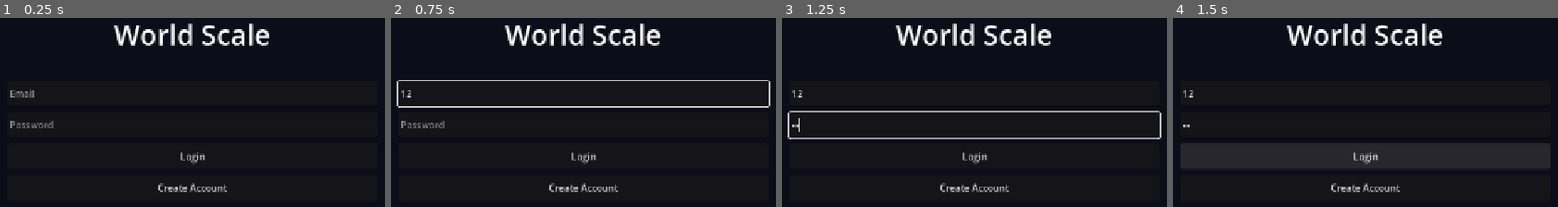
Above: before the commit, frames 1-4 (left to right).
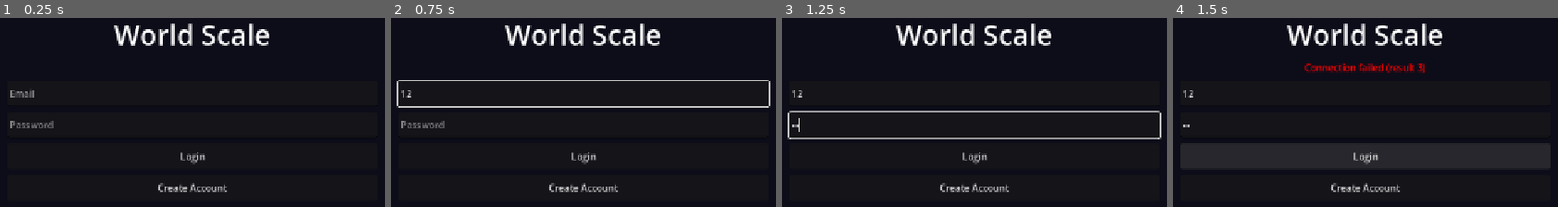
Above: after the commit, the same moments.

Repository: tianyang1998/world-scale
Game: Godot game, scene res://scenes/ui/TitleScreen.tscn
Same seed, same stepped clock (60 frames per second), same inputs: the game is played once before the commit and once after it. Before the commit the project has no main scene; this scene is started directly in both runs.
Inputs (mouse positions are in pixels of both pictures, inside the frame that each line leads up to):
- Up to frame 1 (0.25 s): no input
- Up to frame 2 (0.75 s): click (583, 93) at 0.52 s; type "12" at 0.6 s
- Up to frame 3 (1.25 s): click (974, 125) at 0.75 s; type "12" at 0.83 s
- Up to frame 4 (1.5 s): click "Login" at 1.25 s

Frames 1-3 are identical in both runs. In frame 4, 1.0% of the frame differs, in the area x 34-66%, y 24-30%.
Error before the commit: Parse Error: Class "SupabaseConfig" hides an autoload singleton. (res://src/core/supabase_config.gd:1)

Commit message:
Fix runtime parse errors, BGM looping, form node paths, and 3D camera controls
- Remove class_name from all autoload scripts (PlayerData, AudioManager,
  GameManager, NetworkManager, SupabaseConfig) — Godot 4.4+ parse error
  when class_name matches autoload singleton name
- Fix AudioManager BGM looping: set AudioStreamMP3.loop from LOOPS dict;
  replace linear_to_db(0.0) with -80.0 dB to avoid NaN in crossfade tween
- Fix TitleScreen _read_form_fields: all SpinBox get_node paths now include
  RowN/ prefix matching actual scene tree layout
- Fix TitleScreen name shadowing warnings: rename 'name' params to 'player_name'
- Fix world_scene.gd discard expression: rename from_id to _from_id
- Switch LocalPlayer to third-person mouse-look camera: mouse yaws player body
  and pitches CameraPivot, WASD moves relative to facing direction
- Update LocalPlayer.tscn: CameraPivot replaces CameraRig, spring arm 6m,
  camera at head height for proper 3D perspective view
- Add checkerboard terrain material to WorldMap3D for movement visibility
- Ignore *.uid and *.import Godot-generated metadata files in .gitignore

Co-Authored-By: Claude Sonnet 4.6 <noreply@anthropic.com>

Diff:
--- a/desktop/project.godot
+++ b/desktop/project.godot
@@ -1,12 +1,17 @@
 ; Engine configuration file.
 ; It's best edited using the editor UI and not directly,
-; but you can edit it manually.
+; since the parameters that go here are not all obvious.
+;
+; Format:
+;   [section] ; section goes between []
+;   param=value ; assign values to parameters
 
 config_version=5
 
 [application]
 
 config/name="WorldScale"
+run/main_scene="uid://bqr7x2mfkn3da"
 config/features=PackedStringArray("4.6", "Forward Plus")
 config/icon="res://icon.svg"
 config/run/main_scene="res://scenes/ui/TitleScreen.tscn"
@@ -24,10 +29,6 @@
 window/size/viewport_width=1280
 window/size/viewport_height=720
 window/stretch/mode="canvas_items"
-
-[rendering]
-
-renderer/rendering_method="forward_plus"
 
 [input]
 
--- a/desktop/scenes/ui/TitleScreen.gd
+++ b/desktop/scenes/ui/TitleScreen.gd
@@ -182,7 +182,7 @@
 	btn_login.disabled = disabled
 	btn_signup.disabled = disabled
 
-func _on_auth_response(response_code: int, body: PackedByteArray) -> void:
+func _on_auth_response(_response_code: int, body: PackedByteArray) -> void:
 	_set_auth_buttons_disabled(false)
 	var json := JSON.new()
 	if json.parse(body.get_string_from_utf8()) != OK:
@@ -348,36 +348,36 @@
 	match realm:
 		"academia":
 			var f := credential_container.get_node("AcademiaForm")
-			fields["years"]        = f.get_node("YearsActive").value
-			fields["h_index"]      = f.get_node("HIndex").value
-			fields["citations"]    = f.get_node("Citations").value
-			fields["publications"] = f.get_node("Publications").value
-			fields["i10"]          = f.get_node("I10Index").value
+			fields["years"]        = f.get_node("Row1/YearsActive").value
+			fields["h_index"]      = f.get_node("Row2/HIndex").value
+			fields["citations"]    = f.get_node("Row3/Citations").value
+			fields["publications"] = f.get_node("Row4/Publications").value
+			fields["i10"]          = f.get_node("Row5/I10Index").value
 		"tech":
 			var f := credential_container.get_node("TechForm")
-			fields["years"]     = f.get_node("YearsActive").value
-			fields["followers"] = f.get_node("Followers").value
-			fields["stars"]     = f.get_node("Stars").value
-			fields["repos"]     = f.get_node("Repos").value
-			fields["commits"]   = f.get_node("Commits").value
+			fields["years"]     = f.get_node("Row1/YearsActive").value
+			fields["followers"] = f.get_node("Row2/Followers").value
+			fields["stars"]     = f.get_node("Row3/Stars").value
+			fields["repos"]     = f.get_node("Row4/Repos").value
+			fields["commits"]   = f.get_node("Row5/Commits").value
 		"medicine":
 			var f := credential_container.get_node("MedicineForm")
-			fields["years"]    = f.get_node("YearsPracticing").value
-			fields["papers"]   = f.get_node("Papers").value
-			fields["citations"]= f.get_node("Citations").value
-			fields["patients"] = f.get_node("Patients").value
+			fields["years"]     = f.get_node("Row1/YearsPracticing").value
+			fields["papers"]    = f.get_node("Row2/Papers").value
+			fields["citations"] = f.get_node("Row3/Citations").value
+			fields["patients"]  = f.get_node("Row4/Patients").value
 		"creative":
 			var f := credential_container.get_node("CreativeForm")
-			fields["years"]    = f.get_node("YearsActive").value
-			fields["works"]    = f.get_node("Works").value
-			fields["awards"]   = f.get_node("Awards").value
-			fields["audience"] = f.get_node("Audience").value
+			fields["years"]    = f.get_node("Row1/YearsActive").value
+			fields["works"]    = f.get_node("Row2/Works").value
+			fields["awards"]   = f.get_node("Row3/Awards").value
+			fields["audience"] = f.get_node("Row4/Audience").value
 		"law":
 			var f := credential_container.get_node("LawForm")
-			fields["years"]      = f.get_node("YearsPracticing").value
-			fields["cases"]      = f.get_node("Cases").value
-			fields["wins"]       = f.get_node("Wins").value
-			fields["admissions"] = f.get_node("Admissions").value
+			fields["years"]      = f.get_node("Row1/YearsPracticing").value
+			fields["cases"]      = f.get_node("Row2/Cases").value
+			fields["wins"]       = f.get_node("Row3/Wins").value
+			fields["admissions"] = f.get_node("Row4/Admissions").value
 		_:
 			push_error("TitleScreen: _read_form_fields unknown realm '%s'" % realm)
 	return fields
@@ -481,22 +481,22 @@
 
 # ── Name entry ────────────────────────────────────────────────────────────────
 
-static func is_valid_name(name: String) -> bool:
-	if name.length() < 2 or name.length() > 30:
+static func is_valid_name(player_name: String) -> bool:
+	if player_name.length() < 2 or player_name.length() > 30:
 		return false
 	if _name_regex == null:
 		_name_regex = RegEx.new()
 		_name_regex.compile("^[a-zA-Z0-9 \\-'.]+$")
-	if not _name_regex.search(name):
+	if not _name_regex.search(player_name):
 		return false
 	return true
 
-func _contains_profanity(name: String) -> bool:
+func _contains_profanity(player_name: String) -> bool:
 	if _profanity_regex == null:
 		_profanity_regex = RegEx.new()
 		var pattern := "\\b(" + "|".join(PROFANITY_BLOCKLIST) + ")\\b"
 		_profanity_regex.compile(pattern)
-	return _profanity_regex.search(name.to_lower()) != null
+	return _profanity_regex.search(player_name.to_lower()) != null
 
 func _on_name_changed(new_text: String) -> void:
 	if new_text.is_empty():
--- a/desktop/scenes/world/LocalPlayer.tscn
+++ b/desktop/scenes/world/LocalPlayer.tscn
@@ -33,15 +33,15 @@
 outline_size = 8
 text = ""
 
-[node name="CameraRig" type="Node3D" parent="."]
+[node name="CameraPivot" type="Node3D" parent="."]
+position = Vector3(0, 1.5, 0)
 
-[node name="SpringArm3D" type="SpringArm3D" parent="CameraRig"]
-rotation_degrees = Vector3(-60, 0, 0)
-spring_length = 8.0
+[node name="SpringArm3D" type="SpringArm3D" parent="CameraPivot"]
+spring_length = 6.0
 collision_mask = 1
 
-[node name="Camera3D" type="Camera3D" parent="CameraRig/SpringArm3D"]
-fov = 60.0
+[node name="Camera3D" type="Camera3D" parent="CameraPivot/SpringArm3D"]
+fov = 75.0
 
 [node name="InteractHint" type="Label3D" parent="."]
 position = Vector3(0, 1.8, 0)
--- a/desktop/src/core/audio_manager.gd
+++ b/desktop/src/core/audio_manager.gd
@@ -1,4 +1,3 @@
-class_name AudioManager
 extends Node
 
 const BGM_PATH := "res://assets/audio/bgm/"
@@ -30,21 +29,22 @@
 		_active_tween.kill()
 	_current_track = track
 	var next_idx := 1 - _active_idx
-	var stream: AudioStream = load(BGM_PATH + track + ".mp3")
+	var stream: AudioStreamMP3 = load(BGM_PATH + track + ".mp3")
+	stream.loop = LOOPS.get(track, true)
 	_players[next_idx].stream = stream
-	_players[next_idx].volume_db = linear_to_db(0.0)
+	_players[next_idx].volume_db = -80.0
 	_players[next_idx].play()
 	var tween := create_tween()
 	_active_tween = tween
 	tween.set_parallel(true)
 	tween.tween_property(
 		_players[_active_idx], "volume_db",
-		linear_to_db(0.0), CROSSFADE_DURATION
+		-80.0, CROSSFADE_DURATION
 	).from(linear_to_db(_bgm_volume))
 	tween.tween_property(
 		_players[next_idx], "volume_db",
 		linear_to_db(_bgm_volume), CROSSFADE_DURATION
-	).from(linear_to_db(0.0))
+	).from(-80.0)
 	tween.chain().tween_callback(_players[_active_idx].stop)
 	_active_idx = next_idx
 	if not LOOPS.get(track, true):
--- a/desktop/src/core/game_manager.gd
+++ b/desktop/src/core/game_manager.gd
@@ -1,4 +1,3 @@
-class_name GameManager
 extends Node
 
 enum State { TITLE, WORLD, PVP_PREP, PVP_ARENA, PVE_PREP, PVE_ARENA, RESULT }
--- a/desktop/src/core/network_manager.gd
+++ b/desktop/src/core/network_manager.gd
@@ -1,4 +1,3 @@
-class_name NetworkManager
 extends Node
 
 # Supabase Realtime WebSocket client.
--- a/desktop/src/core/player_data.gd
+++ b/desktop/src/core/player_data.gd
@@ -1,4 +1,3 @@
-class_name PlayerData
 extends Node
 
 var jwt: String = ""
--- a/desktop/src/core/supabase_config.gd
+++ b/desktop/src/core/supabase_config.gd
@@ -1,4 +1,3 @@
-class_name SupabaseConfig
 extends Node
 
 # Public Supabase credentials — safe to ship with the game.
--- a/desktop/src/world/local_player.gd
+++ b/desktop/src/world/local_player.gd
@@ -9,20 +9,29 @@
 signal store_range_entered
 
 const SPEED: float = 24.0
-const ROTATION_SPEED: float = 10.0
-const MOUSE_SENSITIVITY: float = 0.004
+const MOUSE_SENSITIVITY: float = 0.003
+const PITCH_MIN: float = -70.0
+const PITCH_MAX: float = 10.0
 
-@onready var camera_rig: Node3D = $CameraRig
+@onready var camera_pivot: Node3D = $CameraPivot
 @onready var name_tag: Label3D = $NameTag
 @onready var interact_hint: Label3D = $InteractHint
 
+var _pitch: float = -20.0  # starting angle — slightly above horizon
+
 func _ready() -> void:
 	name_tag.text = PlayerData.character_name
+	camera_pivot.rotation_degrees.x = _pitch
 	Input.mouse_mode = Input.MOUSE_MODE_CAPTURED
 
 func _unhandled_input(event: InputEvent) -> void:
 	if event is InputEventMouseMotion and Input.mouse_mode == Input.MOUSE_MODE_CAPTURED:
-		camera_rig.rotate_y(-event.relative.x * MOUSE_SENSITIVITY)
+		# Yaw: rotate the whole player body left/right
+		rotate_y(-event.relative.x * MOUSE_SENSITIVITY)
+		# Pitch: tilt the camera pivot up/down only
+		_pitch = clampf(_pitch - rad_to_deg(event.relative.y * MOUSE_SENSITIVITY),
+				PITCH_MIN, PITCH_MAX)
+		camera_pivot.rotation_degrees.x = _pitch
 	if event.is_action_pressed("ui_cancel"):
 		if Input.mouse_mode == Input.MOUSE_MODE_CAPTURED:
 			Input.mouse_mode = Input.MOUSE_MODE_VISIBLE
@@ -30,29 +39,24 @@
 			Input.mouse_mode = Input.MOUSE_MODE_CAPTURED
 
 func _physics_process(delta: float) -> void:
+	# WASD moves relative to where the player is facing (yaw only)
 	var input_dir := Vector2(
 		Input.get_axis("move_left", "move_right"),
 		Input.get_axis("move_forward", "move_back")
 	)
-	var cam_basis: Basis = camera_rig.global_transform.basis
-	var forward: Vector3 = -cam_basis.z
-	forward.y = 0.0
-	forward = forward.normalized()
-	var right: Vector3 = cam_basis.x
-	right.y = 0.0
-	right = right.normalized()
-	var move_dir: Vector3 = (forward * -input_dir.y + right * input_dir.x).normalized()
-	velocity.x = move_dir.x * SPEED if input_dir.length() > 0.01 else 0.0
-	velocity.z = move_dir.z * SPEED if input_dir.length() > 0.01 else 0.0
+	var forward := -global_transform.basis.z
+	var right := global_transform.basis.x
+	var move_dir := (forward * -input_dir.y + right * input_dir.x)
+	move_dir.y = 0.0
+	if move_dir.length_squared() > 0.01:
+		move_dir = move_dir.normalized()
+	velocity.x = move_dir.x * SPEED
+	velocity.z = move_dir.z * SPEED
 	if is_on_floor():
 		velocity.y = 0.0
 	else:
 		velocity.y -= 9.8 * delta
 	move_and_slide()
-	if move_dir.length() > 0.01:
-		var target_angle: float = atan2(move_dir.x, move_dir.z)
-		var current_angle: float = rotation.y
-		rotation.y = lerp_angle(current_angle, target_angle, ROTATION_SPEED * delta)
 
 ## Shows a context-sensitive interaction prompt above the player.
 ## Called by WorldScene when the player enters a trigger zone.
--- a/desktop/src/world/world_map_3d.gd
+++ b/desktop/src/world/world_map_3d.gd
@@ -47,5 +47,18 @@
     if _terrain_mat == null:
         _terrain_mat = StandardMaterial3D.new()
         _terrain_mat.shading_mode = BaseMaterial3D.SHADING_MODE_UNSHADED
+        # Checkerboard grid: alternate between base color and a slightly lighter shade
+        # uv1_scale tiles the UVs so each tile = 10m × 10m on the 240×160m terrain
+        _terrain_mat.uv1_scale = Vector3(24.0, 16.0, 1.0)
         terrain_mesh.set_surface_override_material(0, _terrain_mat)
-    _terrain_mat.albedo_color = TIER_COLORS[tier]
+    var base: Color = TIER_COLORS[tier]
+    # Slightly lighter shade for the checker — keeps the palette but adds contrast
+    var light: Color = base.lightened(0.12)
+    var image := Image.create(2, 2, false, Image.FORMAT_RGB8)
+    image.set_pixel(0, 0, base)
+    image.set_pixel(1, 1, base)
+    image.set_pixel(1, 0, light)
+    image.set_pixel(0, 1, light)
+    var tex := ImageTexture.create_from_image(image)
+    _terrain_mat.albedo_texture = tex
+    _terrain_mat.albedo_color = Color.WHITE
--- a/desktop/src/world/world_scene.gd
+++ b/desktop/src/world/world_scene.gd
@@ -155,10 +155,9 @@
 	dialog.popup_centered()
 
 
-func _on_pve_invite_received(from_id: String, from_name: String,
+func _on_pve_invite_received(_from_id: String, from_name: String,
 		boss_name: String, _battle_id: String) -> void:
 	print("PvE invite from %s — boss: %s — Phase 5 will show modal" % [from_name, boss_name])
-	_ = from_id
 
 
 # ─── PvP flow ─────────────────────────────────────────────────────────────────
Not shown, changed: desktop/.gitignore
